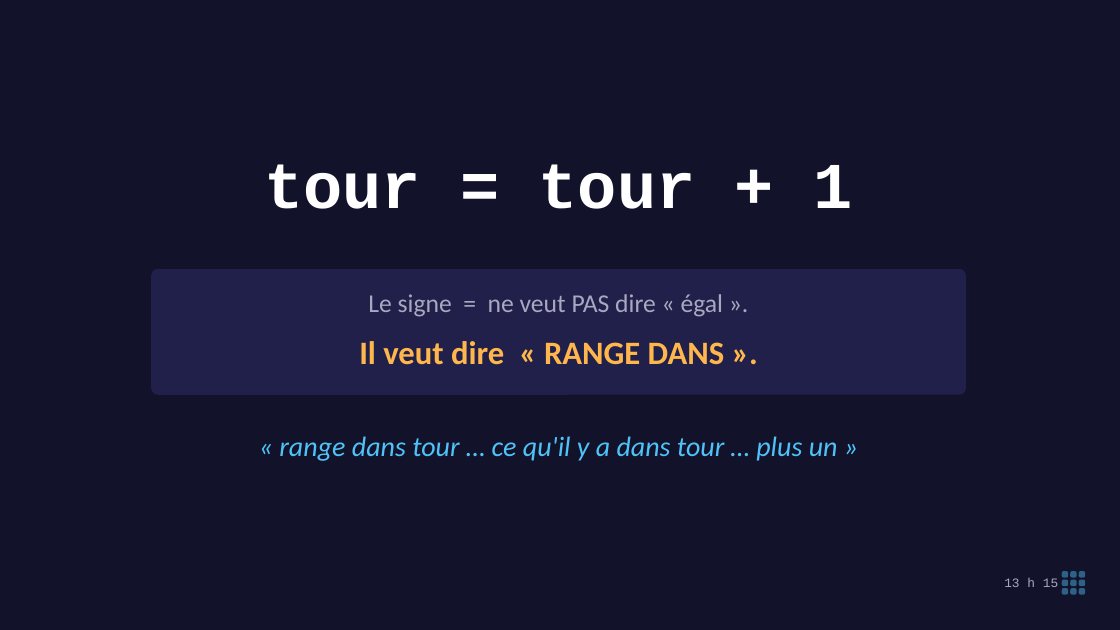
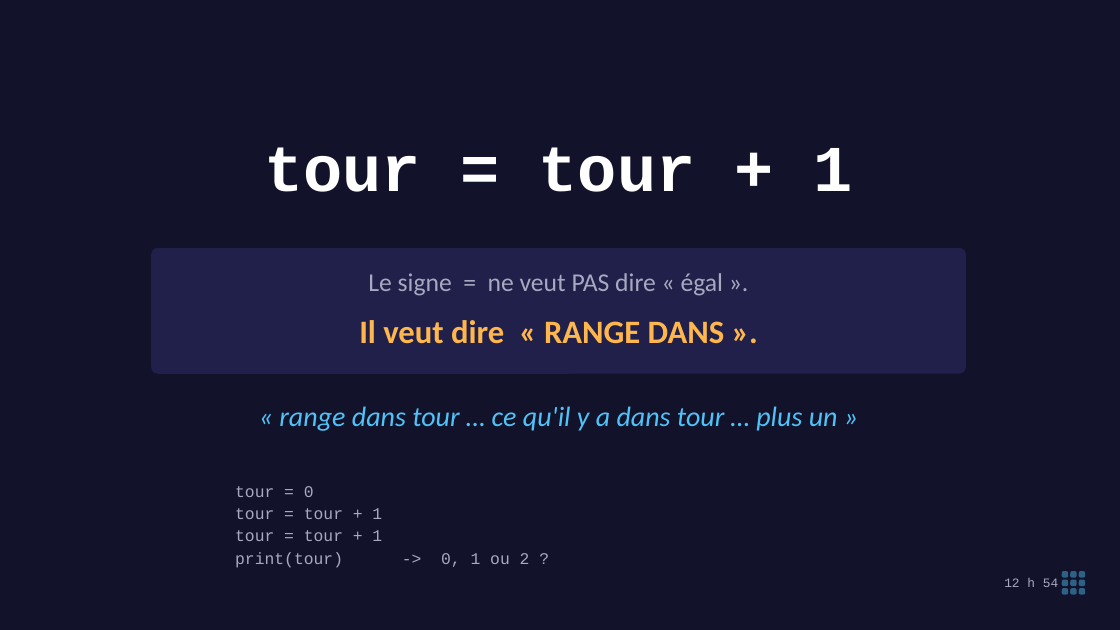
Before and after one commit to koffipierredamien/python-learning, a slide deck: slide 12 of 2-seances/S04-le-jeu-compte/a-projeter/seance-4-projection.pptx (slide 14 before the commit). Drawn at 1120x630 pixels with LibreOffice and Linux fonts; fonts in the diff are those of the drawing. Boxes give left, top, right and bottom in pixels: in the first picture for what was removed or moved away, otherwise in the second. Text is boxed around its words. In the diff, an @@ line names an element or a change of style, - is before the commit and + after.

```diff
--- a/2-seances/S04-le-jeu-compte/a-projeter/seance-4-projection.pptx
+++ b/2-seances/S04-le-jeu-compte/a-projeter/seance-4-projection.pptx
@@ text "tour = tour + 1": place and size @@
-text "tour = tour + 1" at (264, 164, 852, 209)
+text "tour = tour + 1" at (264, 147, 852, 192)
@@ 2 texts, 1 rounded rectangle: place and size @@
-2 texts, 1 rounded rectangle at (151, 269, 966, 395)
+2 texts, 1 rounded rectangle at (151, 248, 966, 374)
@@ text "« range dans tour … ...": place and size @@
-text "« range dans tour … ..." at (279, 436, 838, 461)
+text "« range dans tour … ..." at (279, 406, 838, 431)
@@ rounded rectangle added at (206, 458, 912, 555), fill #12122A @@
@@ text added at (235, 486, 530, 568), 14 pt, text #A8A8C0 @@
+tour = 0
+tour = tour + 1
+tour = tour + 1
+print(tour) -> 0, 1 ou 2 ?
@@ text at (1004, 578, 1058, 587): text changed @@
-13 h 15
+12 h 54
```
Also in this commit, not shown: 14 other slides changed, 5 slides added, 2 slides removed, 15 other files.
